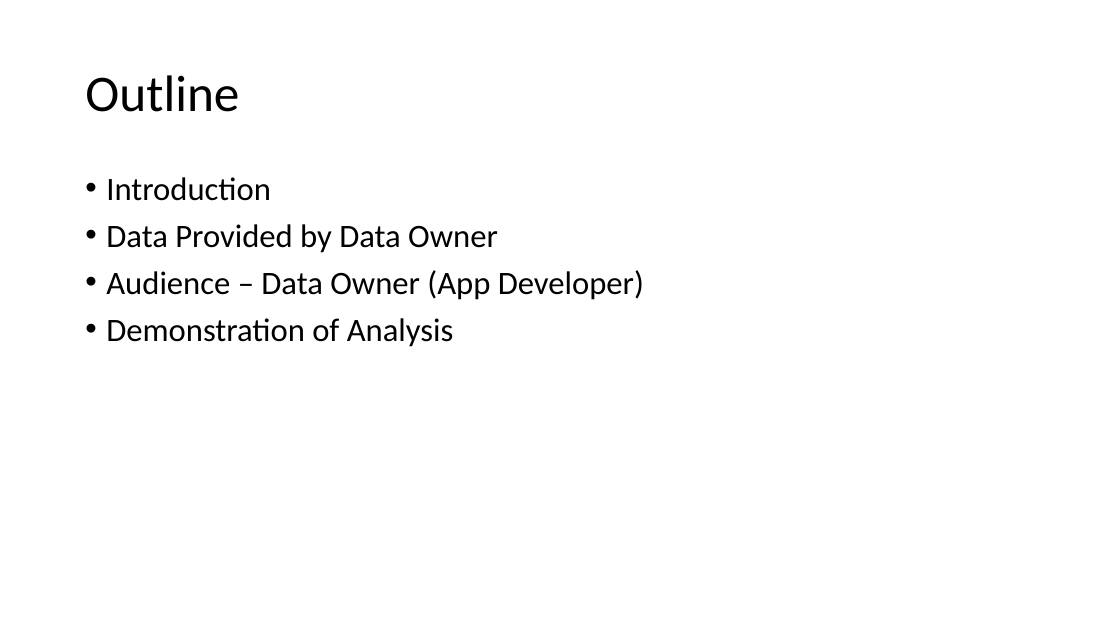
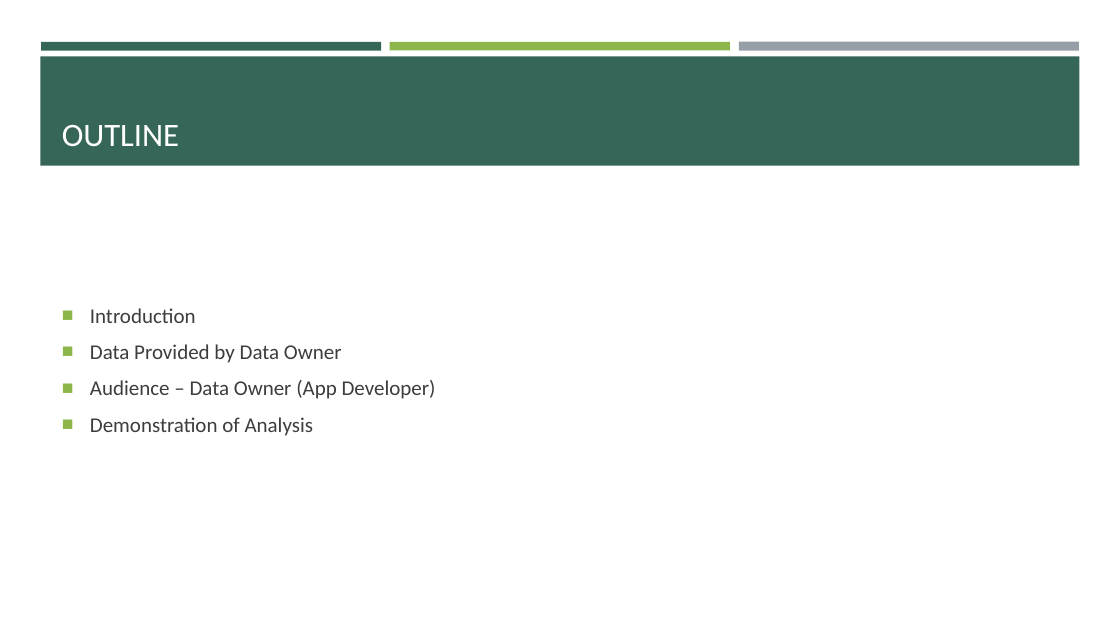
Before and after one commit to shenyiego/3, a slide deck: slide 2 of Data Science for Design.pptx. Drawn at 1120x630 pixels with LibreOffice and Linux fonts; fonts in the diff are those of the drawing. Boxes give left, top, right and bottom in pixels: in the first picture for what was removed or moved away, otherwise in the second. Text is boxed around its words. In the diff, an @@ line names an element or a change of style, - is before the commit and + after.

```diff
--- a/Data Science for Design.pptx
+++ b/Data Science for Design.pptx
@@ rectangle added at <box>40,56,1080,166</box>, fill #366658 @@
@@ rectangle added at <box>41,42,381,50</box>, fill #366658 @@
@@ rectangle added at <box>390,42,730,50</box>, fill #8CB64A @@
@@ rectangle added at <box>739,42,1079,51</box>, fill #969FA7 @@
@@ title "OUTLINE" at <box>62,125,179,147</box>: vertical alignment middle to bottom @@
@@ title at <box>62,125,179,147</box>: text changed; size 44 to 28 pt; text colour #000000 to #FFFFFF @@
-Outline
+OUTLINE
@@ text "Introduction": place and size @@
-text "Introduction" at <box>106,177,644,347</box>
+text "Introduction" at <box>90,308,436,436</box>
@@ text "Introduction" at <box>90,308,436,436</box>: size 28 to 18 pt, text colour #000000 to #3D3D3D; bullet • to ■; line spacing 0.9 to 1; vertical alignment top to middle @@
```
Also in this commit, not shown: 5 other slides changed, 4 slides added, 1 slide removed, 1 other file.
